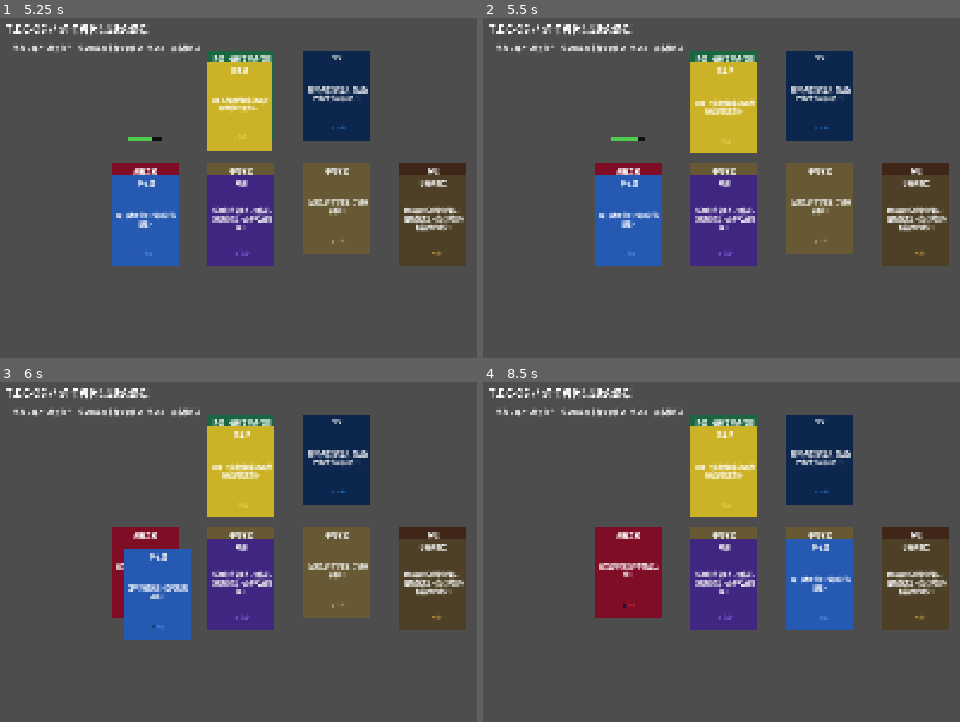
Above: before the commit, frames 1-4 (two rows, left to right).
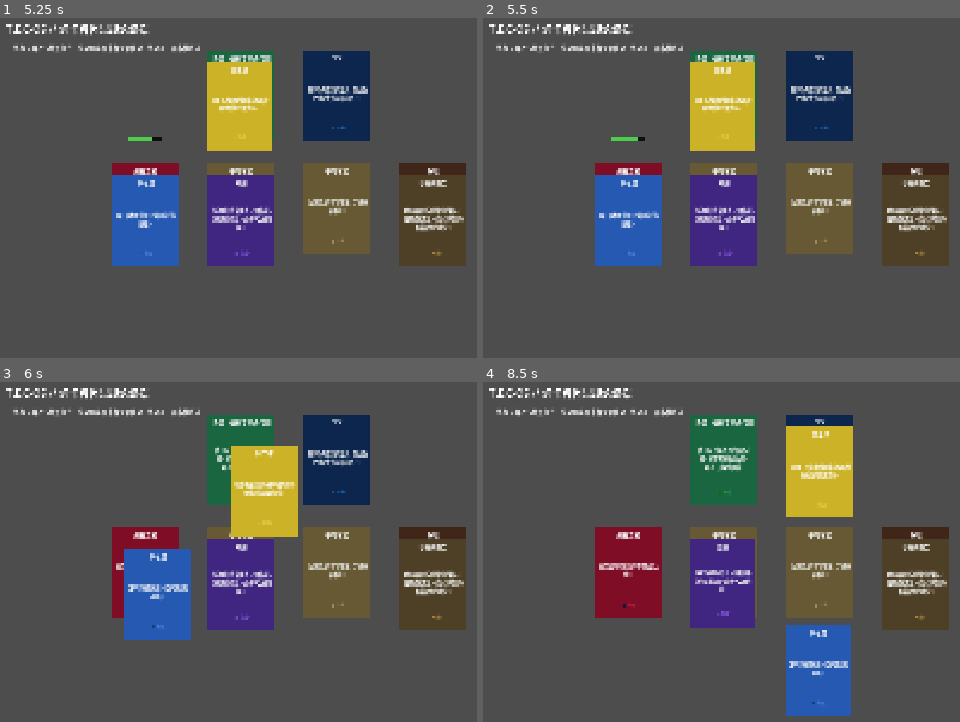
Above: after the commit, the same moments.

Repository: ChrisUtada/tec3g
Game: Godot game, scene res://main.tscn
Same seed, same stepped clock (60 frames per second), same inputs: the game is played once before the commit and once after it.
Inputs (mouse positions are in pixels of both pictures, inside the frame that each line leads up to):
- Up to frame 1 (5.25 s): tap Enter at 0.5 s; drag from (47, 96) to (453, 143) at 0.52 s; drag from (147, 96) to (333, 330) at 1.27 s; move the mouse to (243, 96) at 2.02 s; click (243, 96) at 2.17 s; tap Space at 2.75 s; drag from (338, 96) to (133, 174) at 2.77 s; drag from (434, 96) to (414, 242) at 3.52 s; drag from (47, 208) to (252, 130) at 4.27 s; move the mouse to (243, 109) at 5.02 s; click (243, 109) at 5.17 s
- Up to frame 2 (5.5 s): no input
- Up to frame 3 (6 s): tap Escape (ui_cancel) at 5.65 s; tap Enter at 5.75 s; drag from (147, 572) to (214, 630) at 5.77 s
- Up to frame 4 (8.5 s): drag from (630, 586) to (936, 507) at 6.52 s; drag from (821, 473) to (816, 694) at 7.27 s; move the mouse to (726, 572) at 8.02 s; click (726, 572) at 8.17 s

Frame 1 is identical in both runs. In frame 2, 0.7% of the frame differs, in the area x 43-58%, y 12-40%; in frame 3, 4.3%; in frame 4, 15%, in the area x 43-78%, y 12-99%.

Commit message:
feat: dialogue system with branch support, card eject randomization

Diff:
--- a/autoload/event_bus.gd
+++ b/autoload/event_bus.gd
@@ -84,5 +84,10 @@
 	_drop_remaining[recipe.result_id] -= 1
 
 
+# ── Dialogue Events ──
+signal dialogue_requested(config, character_name)
+signal dialogue_closed()
+
+
 # ── Spawn Request ──
 signal spawn_card_requested(data, position)
--- a/autoload/panel_manager.gd
+++ b/autoload/panel_manager.gd
@@ -1,15 +1,24 @@
 extends Node
 
 var _exploration_panel = null
+var _dialogue_panel = null
 
 
 func _ready():
 	EventBus.exploration_requested.connect(_on_exploration_requested)
+	EventBus.dialogue_requested.connect(_on_dialogue_requested)
 
 
 func register_exploration_panel(panel) -> void:
 	_exploration_panel = panel
 
+func register_dialogue_panel(panel) -> void:
+	_dialogue_panel = panel
+
 func _on_exploration_requested(config) -> void:
 	if _exploration_panel:
 		_exploration_panel.open(config)
+
+func _on_dialogue_requested(config, character_name) -> void:
+	if _dialogue_panel:
+		_dialogue_panel.open(config, character_name)
--- a/main.tscn
+++ b/main.tscn
@@ -2,6 +2,7 @@
 
 [ext_resource type="Script" uid="uid://b6wybpctw4mrs" path="res://main.gd" id="1"]
 [ext_resource type="PackedScene" path="res://scenes/exploration/exploration_panel.tscn" id="2"]
+[ext_resource type="PackedScene" path="res://scenes/dialogue/dialogue_panel.tscn" id="3"]
 
 [node name="Main" type="Node2D" unique_id=1044766152]
 script = ExtResource("1")
@@ -77,6 +78,7 @@
 
 [node name="ExplorationPanel" parent="GameBoard" instance=ExtResource("2")]
 
+[node name="DialoguePanel" parent="GameBoard" instance=ExtResource("3")]
 
 [node name="LogLabel" type="Label" parent="GameBoard/UI" unique_id=1986489816]
 layout_mode = 1
--- a/resources/cards/CHAR_junior_investigator.tres
+++ b/resources/cards/CHAR_junior_investigator.tres
@@ -1,6 +1,7 @@
 [gd_resource type="Resource" script_class="CardData" format=3]
 
 [ext_resource type="Script" uid="uid://0fwt5ohrn74" path="res://scripts/card_data.gd" id="1"]
+[ext_resource type="Resource" path="res://resources/dialogues/dlg_junior_investigator.tres" id="2"]
 
 [resource]
 script = ExtResource("1")
@@ -12,3 +13,4 @@
 bg_color = Color(0.3, 0.25, 0.15, 1.0)
 border_color = Color(0.7, 0.55, 0.25, 1.0)
 icon = "🔍"
+dialogue_config = ExtResource("2")
--- a/resources/cards/CHAR_tec.tres
+++ b/resources/cards/CHAR_tec.tres
@@ -1,6 +1,7 @@
 [gd_resource type="Resource" script_class="CardData" format=3]
 
 [ext_resource type="Script" uid="uid://0fwt5ohrn74" path="res://scripts/card_data.gd" id="1"]
+[ext_resource type="Resource" path="res://resources/dialogues/dlg_tec.tres" id="2"]
 
 [resource]
 script = ExtResource("1")
@@ -13,3 +14,4 @@
 border_color = Color(0.1, 0.5, 0.9, 1.0)
 icon = "⚙"
 recycle_value = 99
+dialogue_config = ExtResource("2")
--- a/resources/cards/CHAR_zhu_sui.tres
+++ b/resources/cards/CHAR_zhu_sui.tres
@@ -1,6 +1,7 @@
 [gd_resource type="Resource" script_class="CardData" format=3]
 
 [ext_resource type="Script" uid="uid://0fwt5ohrn74" path="res://scripts/card_data.gd" id="1"]
+[ext_resource type="Resource" path="res://resources/dialogues/dlg_zhu_sui.tres" id="2"]
 
 [resource]
 script = ExtResource("1")
@@ -12,3 +13,4 @@
 bg_color = Color(0.25, 0.15, 0.1, 1.0)
 border_color = Color(0.65, 0.4, 0.2, 1.0)
 icon = "📜"
+dialogue_config = ExtResource("2")
--- /dev/null
+++ b/resources/dialogues/dlg_junior_investigator.tres
@@ -0,0 +1,14 @@
+[gd_resource type="Resource" script_class="DialogueConfig" format=3]
+
+[ext_resource type="Script" path="res://scripts/dialogue/dialogue_config.gd" id="1"]
+
+[resource]
+script = ExtResource("1")
+dialogue_id = "dlg_junior_investigator"
+title = "初级调查员"
+start_node_id = "start"
+dialogue_data = {
+"start": {"text": "我是调查员。这里的一切都太古怪了……\n你愿意帮我调查真相吗？", "next_node_id": "help"},
+"help": {"text": "我们需要更多线索。如果你找到什么，请告诉我。", "next_node_id": "warn"},
+"warn": {"text": "小心那些腐化的东西……它们比看起来危险得多。"}
+}
--- /dev/null
+++ b/resources/dialogues/dlg_tec.tres
@@ -0,0 +1,15 @@
+[gd_resource type="Resource" script_class="DialogueConfig" format=3]
+
+[ext_resource type="Script" path="res://scripts/dialogue/dialogue_config.gd" id="1"]
+
+[resource]
+script = ExtResource("1")
+dialogue_id = "dlg_tec"
+title = "TEC"
+start_node_id = "start"
+dialogue_data = {
+"start": {"text": "我是 TEC，虚数之树的第一片叶子。\n你需要我为你打造什么？", "next_node_id": "ask"},
+"ask": {"text": "你想要打造什么类型的物品？", "options": [{"text": "武器", "next_node_id": "weapon"}, {"text": "工具", "next_node_id": "tool"}]},
+"weapon": {"text": "武器……为了什么而战？我会为你铸造。"},
+"tool": {"text": "工具……这才是创造的本质。"}
+}
--- /dev/null
+++ b/resources/dialogues/dlg_zhu_sui.tres
@@ -0,0 +1,15 @@
+[gd_resource type="Resource" script_class="DialogueConfig" format=3]
+
+[ext_resource type="Script" path="res://scripts/dialogue/dialogue_config.gd" id="1"]
+
+[resource]
+script = ExtResource("1")
+dialogue_id = "dlg_zhu_sui"
+title = "朱穗"
+start_node_id = "start"
+dialogue_data = {
+"start": {"text": "……你来了。", "next_node_id": "explain"},
+"explain": {"text": "这个世界正在腐化。你必须找到源头。", "options": [{"text": "源头在哪？", "next_node_id": "answer"}, {"text": "我该怎么做？", "next_node_id": "advice"}]},
+"answer": {"text": "在花园的中心。但那被某种力量守护着。"},
+"advice": {"text": "收集线索，组合工具。你自然会明白。"}
+}
--- /dev/null
+++ b/scenes/dialogue/dialogue_panel.tscn
@@ -0,0 +1,83 @@
+[gd_scene format=3]
+
+[ext_resource type="Script" path="res://scripts/dialogue/dialogue_panel.gd" id="1"]
+
+[node name="DialoguePanel" type="Control"]
+script = ExtResource("1")
+layout_mode = 1
+anchors_preset = 15
+anchor_right = 1.0
+anchor_bottom = 1.0
+grow_horizontal = 2
+grow_vertical = 2
+mouse_filter = 2
+
+[node name="Panel" type="Control" parent="."]
+layout_mode = 0
+offset_left = 1520
+offset_top = 0
+offset_right = 1920
+offset_bottom = 1080
+
+[node name="Bg" type="ColorRect" parent="Panel"]
+layout_mode = 1
+anchors_preset = 15
+anchor_right = 1.0
+anchor_bottom = 1.0
+grow_horizontal = 2
+grow_vertical = 2
+color = Color(0.12, 0.12, 0.18, 0.95)
+
+[node name="Title" type="Label" parent="Panel"]
+layout_mode = 0
+offset_left = 20
+offset_top = 20
+offset_right = 380
+offset_bottom = 60
+theme_override_font_sizes/font_size = 20
+text = "对话"
+
+[node name="TextLabel" type="Label" parent="Panel"]
+layout_mode = 0
+offset_left = 20
+offset_top = 70
+offset_right = 380
+offset_bottom = 460
+theme_override_font_sizes/font_size = 14
+autowrap_mode = 2
+text = ""
+vertical_alignment = 0
+theme_override_colors/font_color = Color(0.9, 0.9, 0.95, 1.0)
+
+[node name="BranchContainer" type="HBoxContainer" parent="Panel"]
+layout_mode = 0
+offset_left = 20
+offset_top = 470
+offset_right = 380
+offset_bottom = 510
+visible = false
+theme_override_constants/separation = 8
+
+[node name="SlotContainer" type="Control" parent="Panel"]
+layout_mode = 0
+offset_left = 20
+offset_top = 530
+offset_right = 380
+offset_bottom = 710
+
+[node name="ActionBtn" type="Button" parent="Panel"]
+layout_mode = 0
+offset_left = 100
+offset_top = 730
+offset_right = 300
+offset_bottom = 770
+text = "开始对话"
+disabled = true
+
+[node name="CloseBtn" type="Button" parent="Panel"]
+layout_mode = 0
+offset_left = 340
+offset_top = 10
+offset_right = 380
+offset_bottom = 40
+text = "X"
--- a/scripts/card_data.gd
+++ b/scripts/card_data.gd
@@ -29,3 +29,4 @@
 
 @export var recipes: Array[CombinationRecipe] = []
 @export var exploration_config: ExplorationConfig = null
+@export var dialogue_config: DialogueConfig = null
--- a/scripts/cards/card_base.gd
+++ b/scripts/cards/card_base.gd
@@ -132,12 +132,17 @@
 		if card_data and card_data.exploration_config:
 			EventBus.exploration_requested.emit(card_data.exploration_config)
 			return
+		if card_data and card_data.dialogue_config:
+			EventBus.dialogue_requested.emit(card_data.dialogue_config, card_data.card_name)
+			return
 	if event is InputEventMouseButton and event.button_index == MOUSE_BUTTON_LEFT and event.pressed:
 		_pressed_self = true
 		_drag_start_pos = get_global_mouse_position()
 		_press_effect()
 
 func _input(event):
+	if get_parent() != _container:
+		return
 	if event is InputEventMouseButton and event.button_index == MOUSE_BUTTON_LEFT and not event.pressed:
 		_pressed_self = false
 		if is_dragging:
--- /dev/null
+++ b/scripts/dialogue/dialogue_config.gd
@@ -0,0 +1,8 @@
+class_name DialogueConfig extends Resource
+
+@export var dialogue_id: String = ""
+@export var title: String = "对话"
+@export var start_node_id: String = "start"
+
+# { node_id: { text, next_node_id?, options?: [{text, next_node_id}] } }
+@export var dialogue_data: Dictionary = {}
--- /dev/null
+++ b/scripts/dialogue/dialogue_panel.gd
@@ -0,0 +1,204 @@
+extends Control
+
+var _config: DialogueConfig
+var _slot = null
+var _current_node_id: String = ""
+var _started := false
+
+@onready var panel: Control = $Panel
+@onready var title_label: Label = $Panel/Title
+@onready var text_label: Label = $Panel/TextLabel
+@onready var branch_container: HBoxContainer = $Panel/BranchContainer
+@onready var slot_container: Control = $Panel/SlotContainer
+@onready var action_btn: Button = $Panel/ActionBtn
+@onready var close_btn: Button = $Panel/CloseBtn
+
+const slot_scene = preload("res://scenes/exploration/card_slot.tscn")
+
+
+func _ready():
+	visible = false
+	action_btn.pressed.connect(_on_action)
+	close_btn.pressed.connect(close)
+	panel.position = Vector2(1920, 0)
+	EventBus.card_removed_from_slot.connect(_on_card_removed)
+	PanelManager.register_dialogue_panel(self)
+
+func _input(event):
+	if event.is_action_pressed("ui_cancel") and visible:
+		close()
+
+func get_panel_left() -> float:
+	return panel.global_position.x
+
+func open(config: DialogueConfig, character_name: String) -> void:
+	_config = config
+	_current_node_id = ""
+	_started = false
+	title_label.text = character_name
+	_clear_slot()
+	_build_slot()
+	visible = true
+	text_label.text = ""
+	_clear_branches()
+	action_btn.text = "开始对话"
+	action_btn.disabled = true
+	EventBus.register_drop_handler(self)
+	var tween = create_tween().set_trans(Tween.TRANS_CUBIC).set_ease(Tween.EASE_OUT)
+	tween.tween_property(panel, "position:x", 1920 - panel.size.x, 0.3)
+
+func close() -> void:
+	EventBus.unregister_drop_handler()
+	var tween = create_tween().set_trans(Tween.TRANS_CUBIC).set_ease(Tween.EASE_IN)
+	tween.tween_property(panel, "position:x", 1920, 0.25)
+	await tween.finished
+	_clear_slot()
+	visible = false
+	EventBus.dialogue_closed.emit()
+
+func _build_slot() -> void:
+	_slot = slot_scene.instantiate()
+	_slot.set_config(null)
+	slot_container.add_child(_slot)
+
+func _clear_slot() -> void:
+	if _slot and _slot.get_parent():
+		var card = _slot.remove_card()
+		if card:
+			var container = EventBus.get_card_container()
+			card.reparent(container, false)
+			card.global_position = Vector2(max(get_panel_left() - 180 + randi_range(-40, 40), 0), 400 + randi_range(-80, 80))
+		_slot.queue_free()
+	_slot = null
+
+func on_card_dropped(card) -> bool:
+	if _started:
+		return false
+	var mouse_pos = get_viewport().get_mouse_position()
+	var slot_rect = Rect2(_slot.global_position, _slot.size)
+	if slot_rect.has_point(mouse_pos) and _slot.is_empty():
+		_slot.place_card(card)
+		EventBus.card_placed_in_slot.emit(_slot, card)
+		action_btn.disabled = false
+		return true
+	return false
+
+func _on_card_removed(slot, card) -> void:
+	if slot != _slot:
+		return
+	if not _started:
+		action_btn.disabled = true
+
+func _on_action() -> void:
+	if not _started:
+		_start_dialogue()
+	elif action_btn.text == "结束对话":
+		_reset_after_dialogue()
+	elif not _current_node_id.is_empty():
+		_advance_dialogue()
+
+func _reset_after_dialogue() -> void:
+	_eject_slot_card()
+	_started = false
+	_current_node_id = ""
+	text_label.text = ""
+	_clear_branches()
+	action_btn.text = "开始对话"
+	action_btn.disabled = true
+
+func _eject_slot_card() -> void:
+	if _slot and _slot.get_parent():
+		_slot.unlock()
+		var card = _slot.remove_card()
+		if card:
+			var container = EventBus.get_card_container()
+			card.reparent(container, false)
+			card.global_position = Vector2(max(get_panel_left() - 180 + randi_range(-40, 40), 0), 400 + randi_range(-80, 80))
+
+func _start_dialogue() -> void:
+	if _slot.is_empty():
+		return
+	_started = true
+	_slot.lock()
+	await get_tree().process_frame
+	if _slot.placed_card and _slot.placed_card.get_parent() == _slot:
+		_slot.placed_card.enter_slot()
+	var node = _get_node(_config.start_node_id)
+	if node.is_empty():
+		text_label.text = "无话可说"
+		action_btn.text = "结束对话"
+		action_btn.disabled = false
+		return
+	_current_node_id = _config.start_node_id
+	_show_node(node)
+
+func _show_node(node: Dictionary) -> void:
+	text_label.text = node.get("text", "")
+	var options = node.get("options", [])
+	if options.size() > 0:
+		_show_branches(options)
+	else:
+		_clear_branches()
+		var next_id = node.get("next_node_id", "")
+		if not next_id.is_empty():
+			action_btn.text = "继续"
+			action_btn.disabled = false
+		else:
+			action_btn.text = "结束对话"
+			action_btn.disabled = false
+
+func _advance_dialogue() -> void:
+	var node = _get_node(_current_node_id)
+	if node.is_empty():
+		return
+	var next_id = node.get("next_node_id", "")
+	if next_id.is_empty():
+		action_btn.text = "结束对话"
+		action_btn.disabled = false
+		return
+	var next_node = _get_node(next_id)
+	if next_node.is_empty():
+		text_label.text = "无话可说"
+		action_btn.text = "结束对话"
+		action_btn.disabled = false
+		return
+	_current_node_id = next_id
+	_show_node(next_node)
+
+func _on_branch_selected(option_data: Dictionary) -> void:
+	var next_id = option_data.get("next_node_id", "")
+	if next_id.is_empty():
+		_clear_branches()
+		action_btn.text = "结束对话"
+		action_btn.disabled = false
+		return
+	var next_node = _get_node(next_id)
+	if next_node.is_empty():
+		_clear_branches()
+		text_label.text = "无话可说"
+		action_btn.text = "结束对话"
+		action_btn.disabled = false
+		return
+	_current_node_id = next_id
+	_show_node(next_node)
+
+func _show_branches(options: Array) -> void:
+	_clear_branches()
+	action_btn.hide()
+	for opt in options:
+		var btn = Button.new()
+		btn.text = opt.get("text", "")
+		btn.pressed.connect(_on_branch_selected.bind(opt))
+		branch_container.add_child(btn)
+	branch_container.show()
+
+func _clear_branches() -> void:
+	for child in branch_container.get_children():
+		child.queue_free()
+	branch_container.hide()
+	action_btn.show()
+
+func _get_node(node_id: String) -> Dictionary:
+	if _config == null:
+		return {}
+	return _config.dialogue_data.get(node_id, {})
--- a/scripts/exploration/exploration_panel.gd
+++ b/scripts/exploration/exploration_panel.gd
@@ -69,15 +69,13 @@
 		_slots.append(slot)
 
 func _clear_slots() -> void:
-	var index := 0
 	for slot in _slots:
 		var card = slot.remove_card()
 		if card:
 			var container = EventBus.get_card_container()
 			card.reparent(container)
-			card.position = Vector2(400 + index * 40, 500)
+			card.global_position = Vector2(randi_range(200, 600), randi_range(300, 600))
 		slot.queue_free()
-		index += 1
 	_slots.clear()
 
 func on_card_dropped(card) -> bool:
@@ -167,7 +165,7 @@
 		if card:
 			var container = EventBus.get_card_container()
 			card.reparent(container, false)
-			card.global_position = Vector2(panel_left - 180, 400 + randi_range(0, 80))
+			card.global_position = Vector2(panel_left - 180 + randi_range(-40, 40), 400 + randi_range(-80, 80))
 		slot.unlock()
 
 func _kill_tween(t: Tween) -> void:
Not shown, added: scripts/dialogue/dialogue_config.gd.uid
Not shown, added: scripts/dialogue/dialogue_panel.gd.uid
